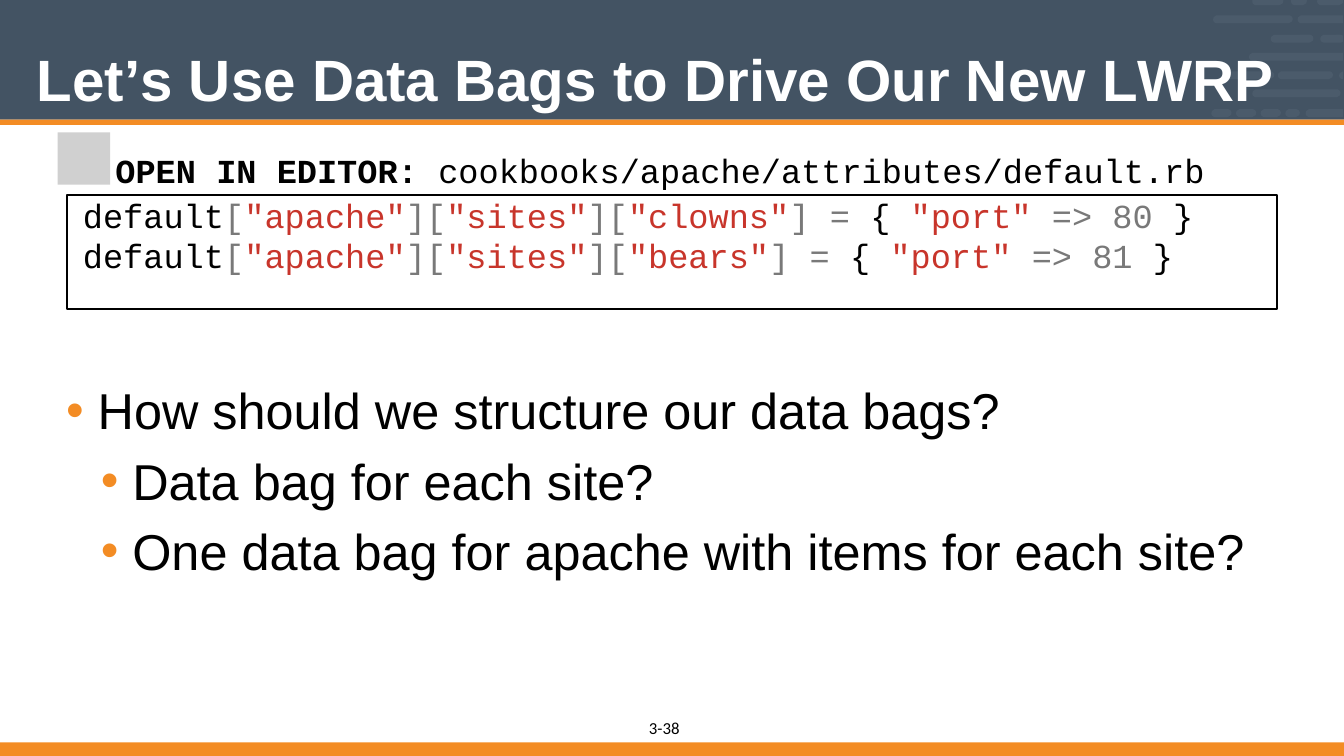
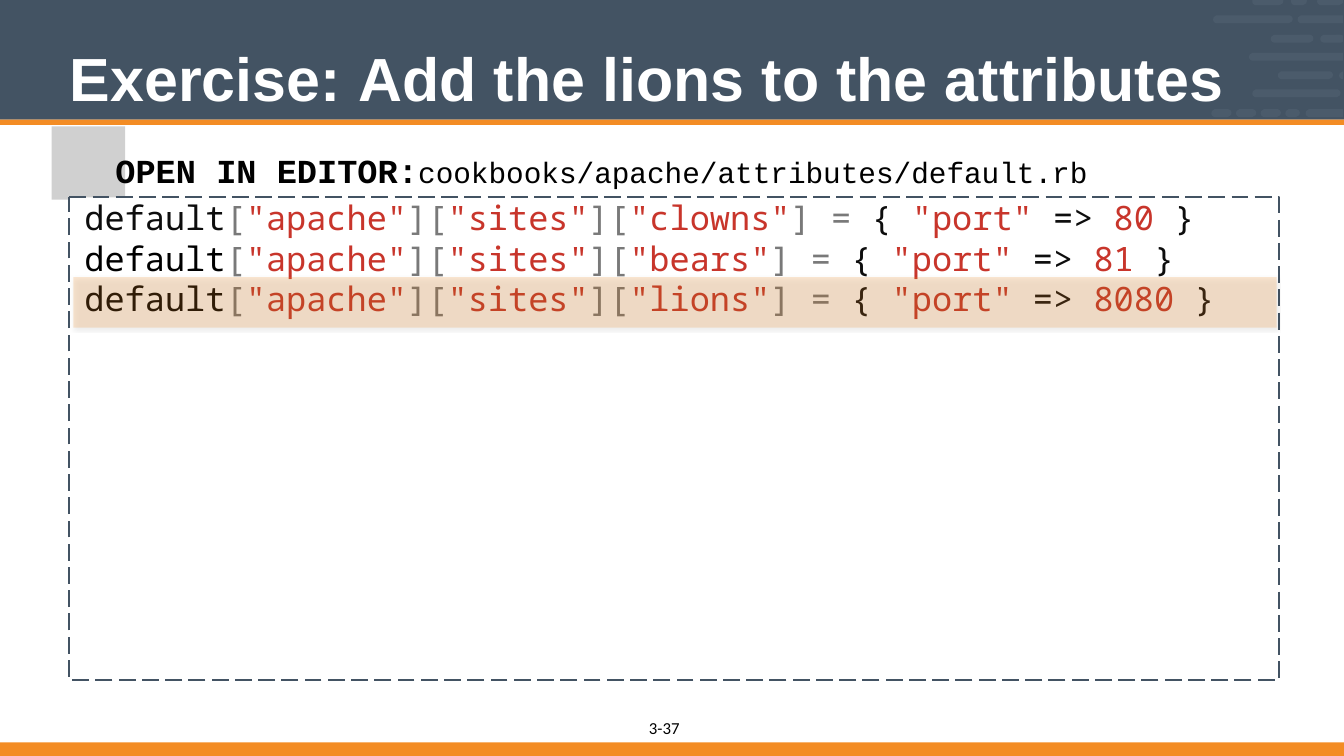
Before and after one commit to vinyar/chef-intermediate, a slide deck: slide 37 of 03-building_custom_resources.pptx (slide 38 before the commit). Drawn at 1344x756 pixels with LibreOffice and Linux fonts; fonts in the diff are those of the drawing; grey boxes stand for pictures. Boxes give left, top, right and bottom in pixels: in the first picture for what was removed or moved away, otherwise in the second. Text is boxed around its words. In the diff, an @@ line names an element or a change of style, - is before the commit and + after.

Commit message:
Updated Custom Resources
* Removed more mention of HWRP from the beginning and end of the content
* Removed the parts where the attendees create a set of data_bags to reduce the length of the section. My thought is that this could be done in a new section if that is important conversation to have but it was getting in the way of completing the section and is not absolutely necessary.
* Updated slides to include more explicit slides to remove content
* Updated slides to highlight new code that is added
* Updated the format of many of the text boxes to have indenting instead of spacing to indent the text boxes.
* Moved :remove action to being added later after the create is complete
* Changed summary questions to ask more about LWRP and not about HWRP and other confusing questions about what language the LWRP are written in.

```diff
--- a/03-building_custom_resources.pptx
+++ b/03-building_custom_resources.pptx
@@ title at (x1=69, y1=57, x2=1223, y2=102): text changed; size 55.5 to 58 pt @@
-Let’s Use Data Bags to Drive Our New LWRP
+Exercise: Add the lions to the attributes
@@ freeform shape removed at (x1=1222, y1=71, x2=1274, y2=79) @@
@@ picture added at (x1=51, y1=126, x2=125, y2=200) @@
@@ text at (x1=115, y1=159, x2=1087, y2=193): text changed; size 32 to 28 pt @@
-OPEN IN EDITOR: cookbooks/apache/attributes/default.rb
+OPEN IN EDITOR:cookbooks/apache/attributes/default.rb
@@ rectangle removed at (x1=67, y1=195, x2=1277, y2=308) @@
-default["apache"]["sites"]["clowns"] = { "port" => 80 }
-default["apache"]["sites"]["bears"] = { "port" => 81 }
@@ freeform shape added at (x1=70, y1=197, x2=1279, y2=667), fill #FFFFFF, 32 pt, text #C8352B @@
+default["apache"]["sites"]["clowns"] = { "port" => 80 }
+default["apache"]["sites"]["bears"] = { "port" => 81 }
+default["apache"]["sites"]["lions"] = { "port" => 8080 }
@@ freeform shape added at (x1=70, y1=197, x2=1279, y2=680), outline #435363 2 pt dashed @@
@@ rectangle added at (x1=73, y1=277, x2=1277, y2=328), fill #F38C24 at 20% opacity @@
@@ text removed at (x1=98, y1=392, x2=1244, y2=580) @@
-• How should we structure our data bags?
-  • Data bag for each site?
-  • One data bag for apache with items for each site?
@@ page number at (x1=663, y1=723, x2=680, y2=734): text changed @@
-38
+37
```
Also in this commit, not shown: 12 other slides changed, 2 slides added, 8 slides removed.
